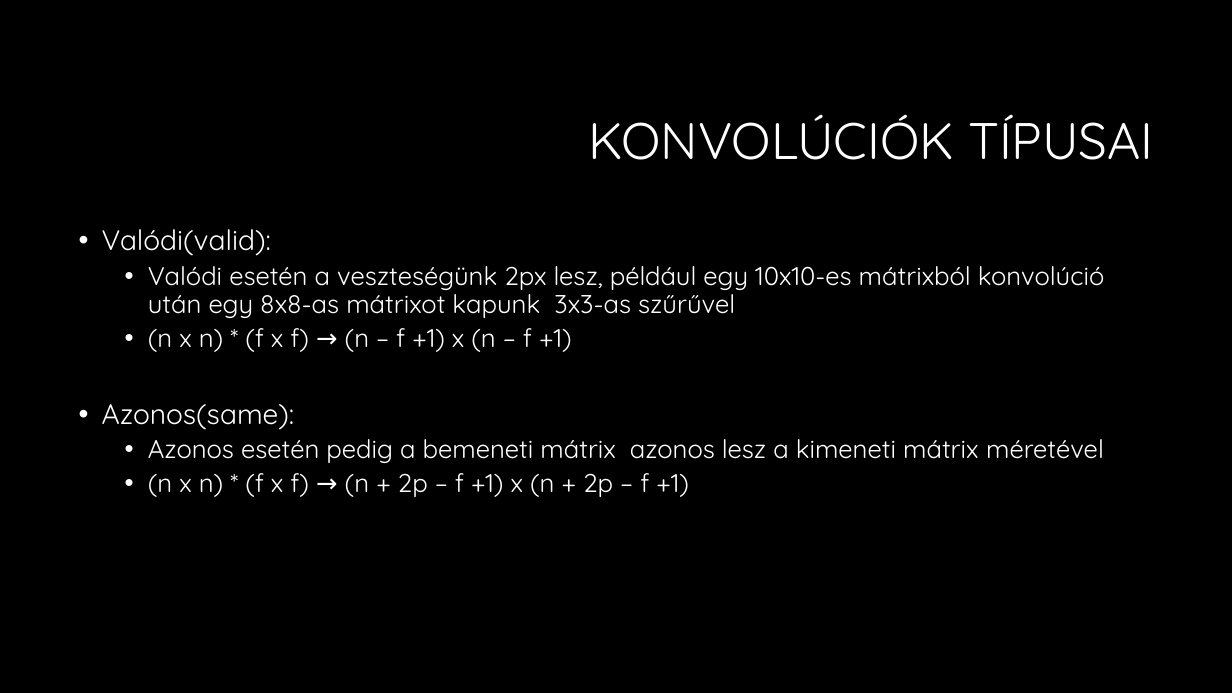
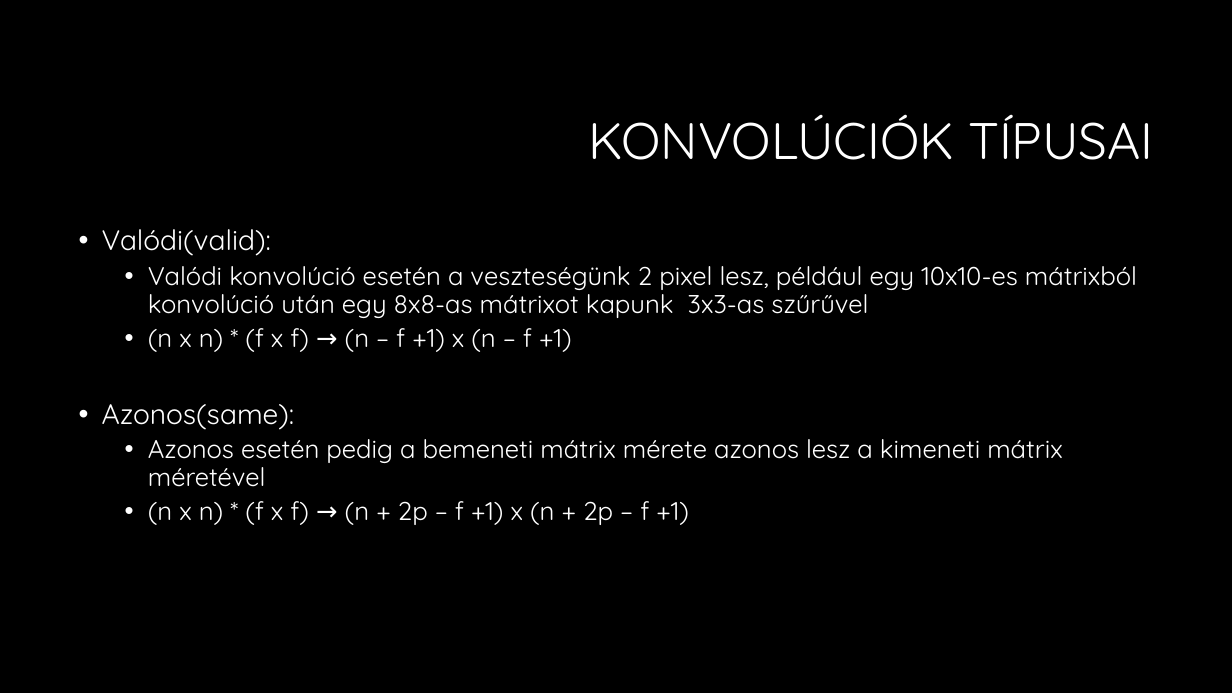
Before and after one commit to martontamas92/CNN, a slide deck: slide 15 of Konvolúciós neuronhálók.pptx. Drawn at 1232x693 pixels with LibreOffice and Linux fonts; fonts in the diff are those of the drawing; background and template pictures are left out. Boxes give left, top, right and bottom in pixels: in the first picture for what was removed or moved away, otherwise in the second. Text is boxed around its words. In the diff, an @@ line names an element or a change of style, - is before the commit and + after.

```diff
--- a/Konvolúciós neuronhálók.pptx
+++ b/Konvolúciós neuronhálók.pptx
@@ text at (148, 266, 1137, 318): text changed @@
-  • Valódi esetén a veszteségünk 2px lesz, például egy 10x10-es mátrixból konvolúció után egy 8x8-as mátrixot kapunk 3x3-as szűrűvel
+  • Valódi konvolúció esetén a veszteségünk 2 pixel lesz, például egy 10x10-es mátrixból konvolúció után egy 8x8-as mátrixot kapunk 3x3-as szűrűvel
@@ text at (148, 439, 1062, 487): text changed @@
-  • Azonos esetén pedig a bemeneti mátrix azonos lesz a kimeneti mátrix méretével
+  • Azonos esetén pedig a bemeneti mátrix mérete azonos lesz a kimeneti mátrix méretével
```
Also in this commit, not shown: 1 other slide changed, 8 slides added.
